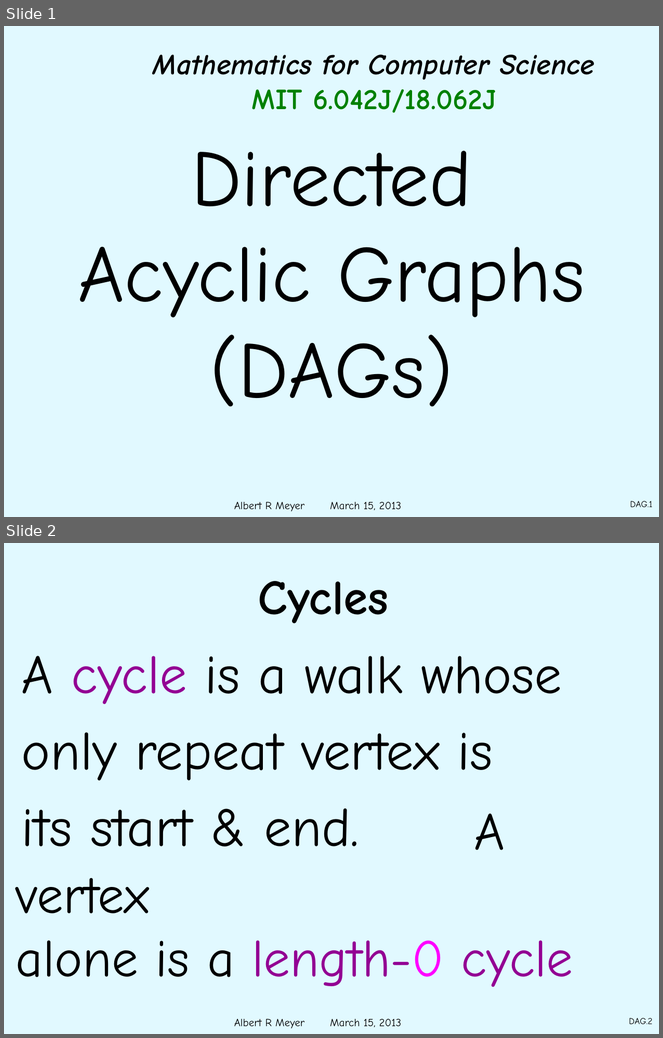
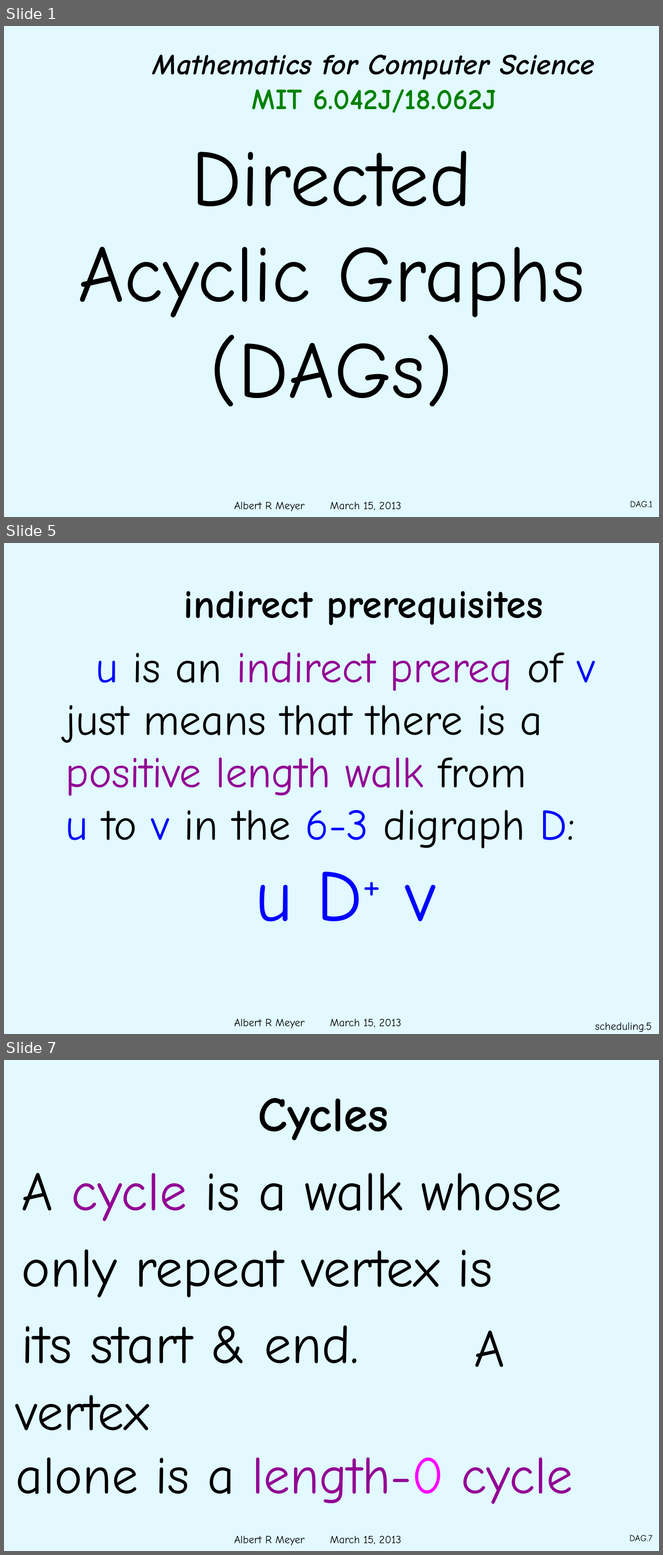
Before and after one commit to armeyer/mcs_web, a slide deck: spring13/slides13/dags.pptx. Shown one above the other, each under a label of ours: slides 1 and 2 before the commit, slides 1, 5 and 7 after it; the slides between them are not shown. The pictures are 663x1038 and 663x1555 pixels, drawn with LibreOffice and Linux fonts; fonts in the diff are those of the drawing; background and template pictures are left out. Boxes give left, top, right and bottom in pixels: in the first picture for what was removed or moved away, otherwise in the second. Text is boxed around its words. In the diff, an @@ line names an element or a change of style, - is before the commit and + after.

```diff
--- a/spring13/slides13/dags.pptx
+++ b/spring13/slides13/dags.pptx
@@ slide 5 added at [4,543,659,1034], background #E1F9FF; not listed: 1 template element that a slide beside it also shows @@
@@ title added at [184,591,544,625], 44 pt, text #000000, bold @@
+indirect prerequisites
@@ text added at [66,652,595,922], 48 pt, text #000000 @@
+u is an indirect prereq of v
+just means that there is a
+positive length walk from
+u to v in the 6-3 digraph D:
+u D+ v
@@ page number added at [595,1022,652,1032], 12 pt, text #000000 @@
+scheduling.5
@@ what was slide 2 is now slide 7 @@
@@ page number at [630,1535,652,1542]: text changed @@
-DAG.2
+DAG.7
```
Also in this commit, not shown: 2 slides changed, 4 other slides added.
